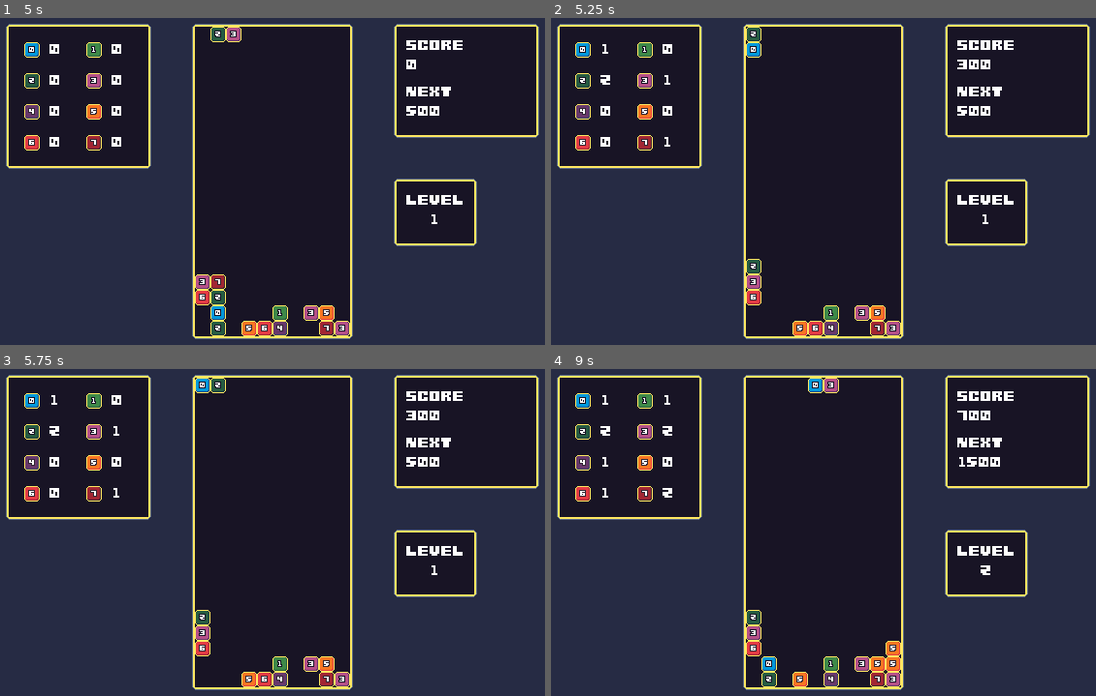
Above: before the commit, frames 1-4 (two rows, left to right).
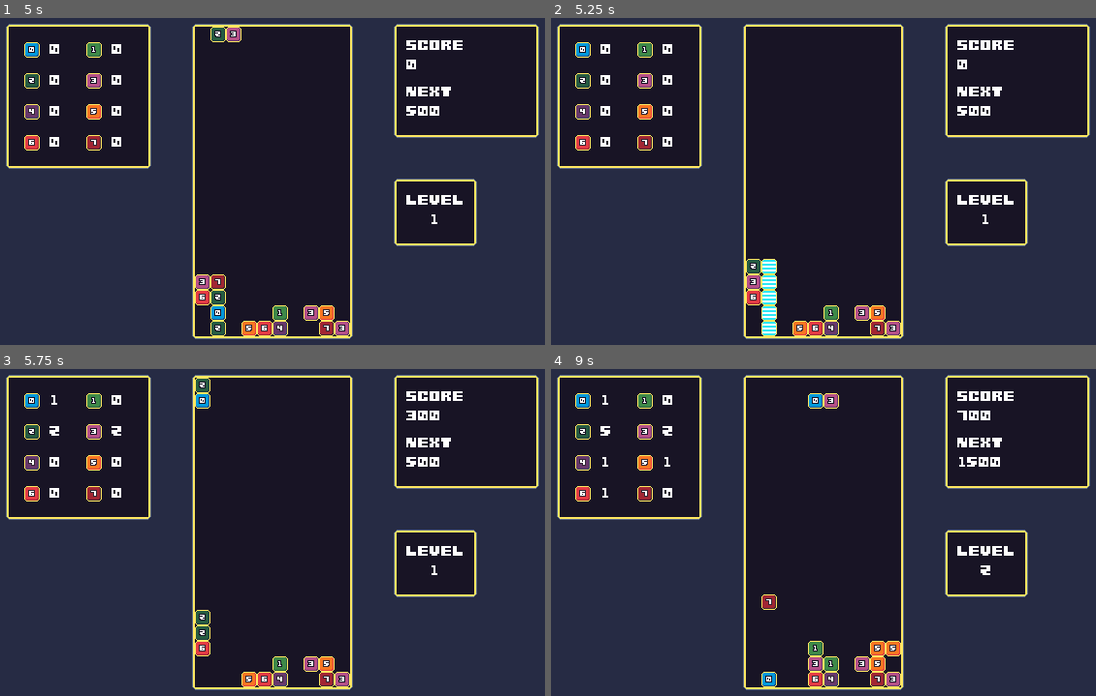
Above: after the commit, the same moments.

Repository: giraffekey/seven-seven-seven
Game: Godot game, scene res://main.tscn
Two runs of this game, one before a commit and one after it. Both use one fixed random seed, a clock stepped at 60 frames per second and the inputs below.
Inputs:
- Up to frame 1 (5 s): tap Enter at 0.5 s; hold Right (right) 0.53-1.28 s; tap Z (fast_drop) at 0.6, 1.55, 2.1, 3.05, 3.6, 4.55 s; tap Up (rotate) at 0.8, 1.35, 2.3, 2.85, 3.8, 4.35 s; hold Left (left) 1.28-2.03 s; hold Right (right) 2.03-2.78 s; hold Down (accelerate) 2.78-3.53 s; hold Left (left) from 3.53 s (still down); tap Space at 4.25 s
- Up to frame 2 (5.25 s): keep holding Left (left); tap Z (fast_drop) at 5.1 s
- Up to frame 3 (5.75 s): keep holding Left (left); tap Up (rotate) at 5.3 s
- Up to frame 4 (9 s): tap Enter at 5.75 s; release Left (left) at 5.78 s; hold Right (right) 5.78-6.53 s; tap Up (rotate) at 5.85, 6.8, 7.35, 8.3, 8.85 s; tap Z (fast_drop) at 6.05, 6.6, 7.55, 8.1 s; hold Down (accelerate) 6.53-7.28 s; hold Right (right) 7.28-8.03 s; hold Left (left) from 8.03 s (still down)

Frame 1 is identical in both runs. In frame 2, 1.1% of the frame differs, in the area x 9-81%, y 2-98%; in frame 3, 0.4%; in frame 4, 2.0%, in the area x 9-65%, y 2-98%.

Commit message:
Add clear animation

Diff:
--- a/main.tscn
+++ b/main.tscn
@@ -10,11 +10,19 @@
 0:0/0 = 0
 1:0/0 = 0
 2:0/0 = 0
-3:0/0 = 0
-4:0/0 = 0
 5:0/0 = 0
 6:0/0 = 0
 7:0/0 = 0
+3:0/0 = 0
+4:0/0 = 0
+7:1/0 = 0
+6:1/0 = 0
+5:1/0 = 0
+4:1/0 = 0
+3:1/0 = 0
+2:1/0 = 0
+1:1/0 = 0
+0:1/0 = 0
 
 [sub_resource type="TileSet" id="TileSet_1bvp3"]
 sources/0 = SubResource("TileSetAtlasSource_h2yge")
--- a/script.gd
+++ b/script.gd
@@ -9,34 +9,34 @@
 var level = 1
 var counts = [0, 0, 0, 0, 0, 0, 0, 0]
 
-func _ready():
+func _ready() -> void:
 	randomize()
 	spawn_block()
 	update_labels()
 
-func _process(_delta: float):
-	if Input.is_action_just_pressed("left"):
+func _process(_delta: float) -> void:
+	if Input.is_action_just_pressed("left") and not $FallTimer.is_stopped():
 		move_left()
 		$MoveLeftTimer.start()
 
 	if Input.is_action_just_released("left"):
 		$MoveLeftTimer.stop()
 
-	if Input.is_action_just_pressed("right"):
+	if Input.is_action_just_pressed("right") and not $FallTimer.is_stopped():
 		move_right()
 		$MoveRightTimer.start()
 
 	if Input.is_action_just_released("right"):
 		$MoveRightTimer.stop()
 
-	if Input.is_action_just_pressed("rotate"):
+	if Input.is_action_just_pressed("rotate") and not $FallTimer.is_stopped():
 		rotate_block()
 		$RotateTimer.start()
 
 	if Input.is_action_just_released("rotate"):
 		$RotateTimer.stop()
 
-	if Input.is_action_just_pressed("accelerate"):
+	if Input.is_action_just_pressed("accelerate") and not $FallTimer.is_stopped():
 		$FallTimer.start(min($FallTimer.time_left, 0.25 / ((level + 1) / 2.0)))
 
 	if Input.is_action_pressed("accelerate"):
@@ -44,7 +44,7 @@
 	else:
 		$FallTimer.wait_time = 1.0 / ((level + 1) / 2.0)
 
-	if Input.is_action_just_pressed("fast_drop"):
+	if Input.is_action_just_pressed("fast_drop") and not $FallTimer.is_stopped():
 		fast_drop()
 		$FastDropTimer.start()
 
@@ -80,7 +80,7 @@
 	$BlockLayer.set_cell(new_cells[1], 0, Vector2i(block[1], 0))
 
 	if new_cells == old_cells:
-		clear_blocks()
+		await clear_blocks()
 		spawn_block()
 
 func move_left() -> void:
@@ -129,9 +129,9 @@
 
 func fast_drop() -> void:
 	if row == 0:
-		fall()
+		await fall()
 	while row > 0:
-		fall()
+		await fall()
 
 func block_cells() -> Array:
 	var c = col
@@ -184,6 +184,7 @@
 	return cells
 
 func clear_blocks():
+	$FallTimer.stop()
 	for c in range(10):
 		for r in range(20):
 			var cell = Vector2i(c, r)
@@ -230,6 +231,13 @@
 
 				if row_seq_found:
 					for seq_cell in row_seq_found:
+						var coords = $BlockLayer.get_cell_atlas_coords(seq_cell)
+						coords.y = 1
+						$BlockLayer.set_cell(seq_cell, 0, coords)
+
+					await get_tree().create_timer(0.25).timeout
+
+					for seq_cell in row_seq_found:
 						counts[block_value(seq_cell)] += 1
 						$BlockLayer.erase_cell(seq_cell)
 
@@ -249,6 +257,13 @@
 							score += 100 * i
 				elif col_seq_found:
 					for seq_cell in col_seq_found:
+						var coords = $BlockLayer.get_cell_atlas_coords(seq_cell)
+						coords.y = 1
+						$BlockLayer.set_cell(seq_cell, 0, coords)
+
+					await get_tree().create_timer(0.25).timeout
+
+					for seq_cell in col_seq_found:
 						counts[block_value(seq_cell)] += 1
 						$BlockLayer.erase_cell(seq_cell)
 
@@ -272,6 +287,7 @@
 					next += level * 500
 
 				update_labels()
+	$FallTimer.start()
 
 func update_labels() -> void:
 	$Text/Score.text = "SCORE\n" + str(score)
Binary file changed: blocks.aseprite
Binary file changed: blocks.png
